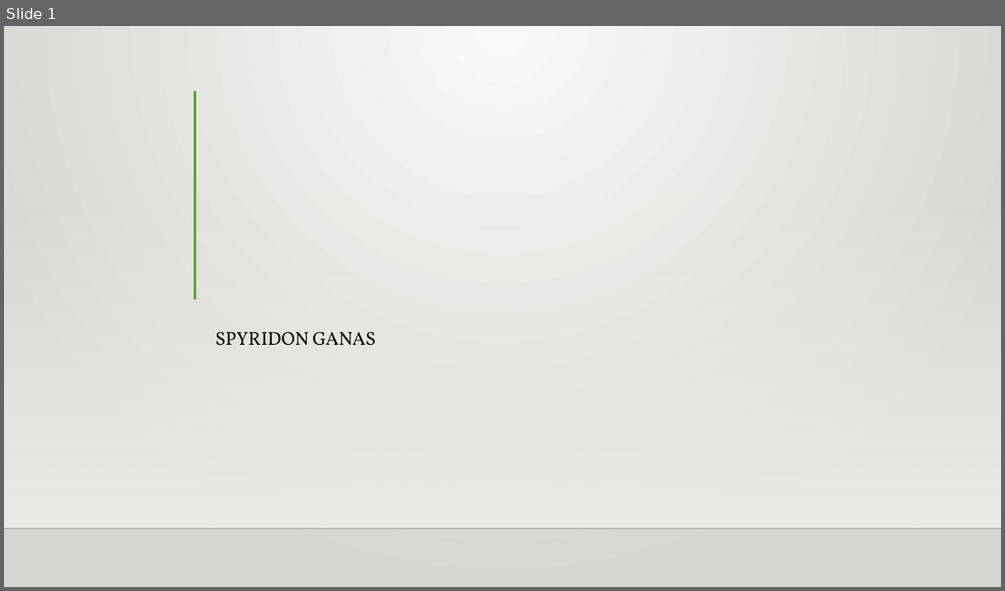
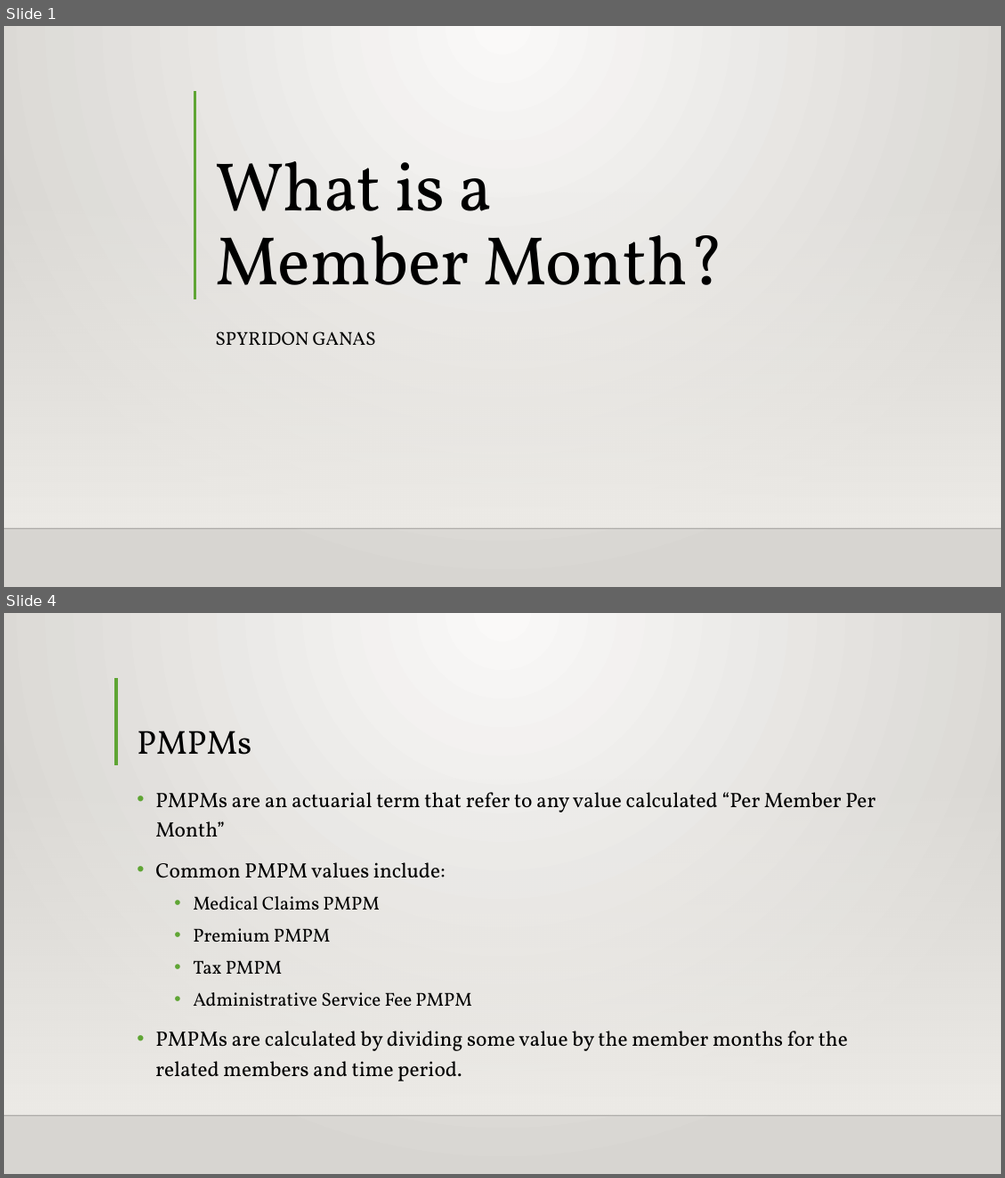
Before and after one commit to Intro-to-APCD/Intro-to-APCD.github.io, a slide deck: PowerPoints/Phase 4 - Insurance Terminology/023 What is a Member Month.pptx. Shown one above the other, each under a label of ours: slide 1 before the commit, slides 1 and 4 after it; the slides between them are not shown. The pictures are 1005x591 and 1005x1178 pixels, drawn with LibreOffice and Linux fonts; fonts in the diff are those of the drawing; background and template pictures are left out. Boxes give left, top, right and bottom in pixels: in the first picture for what was removed or moved away, otherwise in the second. Text is boxed around its words. In the diff, an @@ line names an element or a change of style, - is before the commit and + after.

Commit message:
worked on actuarial value and member months powerpoints

```diff
--- a/PowerPoints/Phase 4 - Insurance Terminology/023 What is a Member Month.pptx
+++ b/PowerPoints/Phase 4 - Insurance Terminology/023 What is a Member Month.pptx
@@ slide 4 added at <box>4,613,1001,1174</box>, background gradient #FAFAF9 to #D7D5D2; not listed: 2 template elements that a slide beside it also shows @@
@@ line added from (116, 678) to (116, 765), #5FA534 3 pt @@
@@ title added at <box>137,730,251,755</box>, 32 pt, text #000000 @@
+PMPMs
@@ text added at <box>155,792,875,1081</box>, 20 pt, text #000000 @@
+• PMPMs are an actuarial term that refer to any value calculated “Per Member Per Month”
+• Common PMPM values include:
+  • Medical Claims PMPM
+  • Premium PMPM
+  • Tax PMPM
+  • Administrative Service Fee PMPM
+• PMPMs are calculated by dividing some value by the member months for the related members and time period.
@@ slide 1 changed as well @@
@@ title added at <box>215,161,724,285</box>, 66 pt, text #000000 @@
+What is a
+Member Month?
```
Also in this commit, not shown: 4 other slides added, 1 slide removed, 5 other files.
